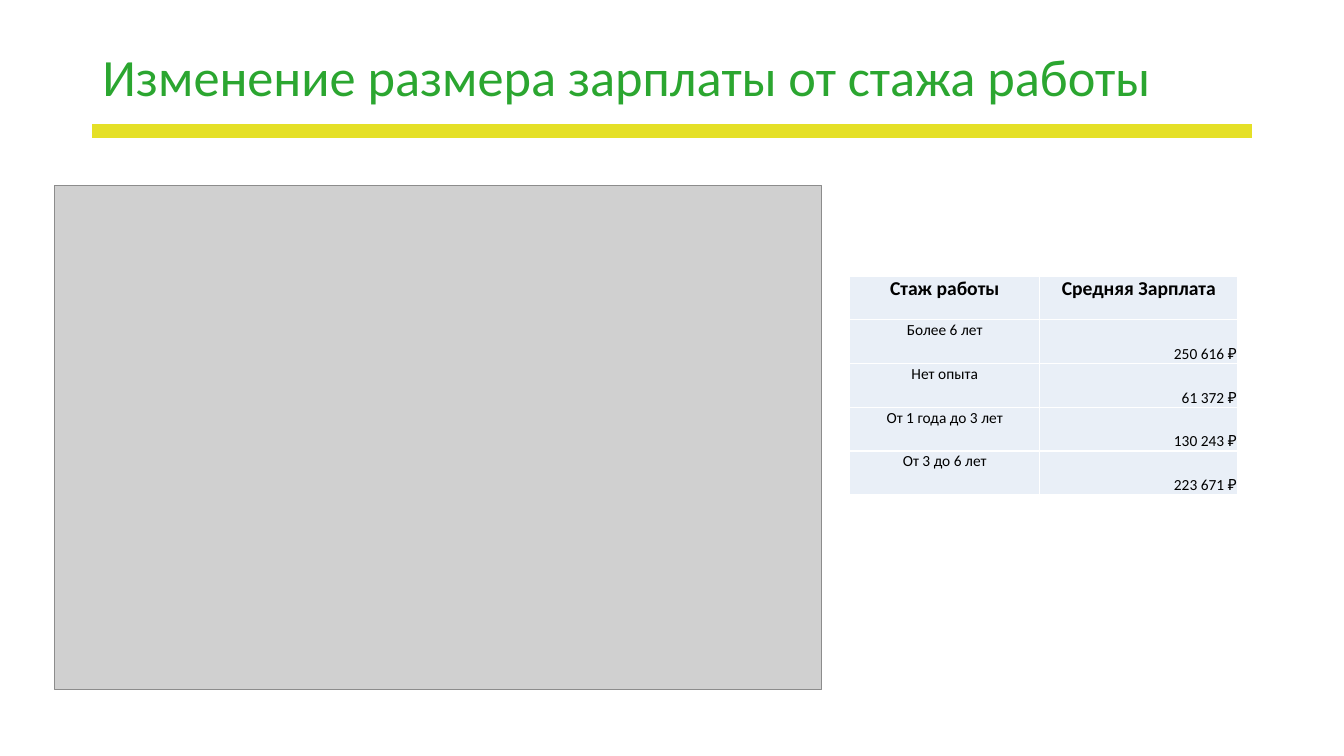
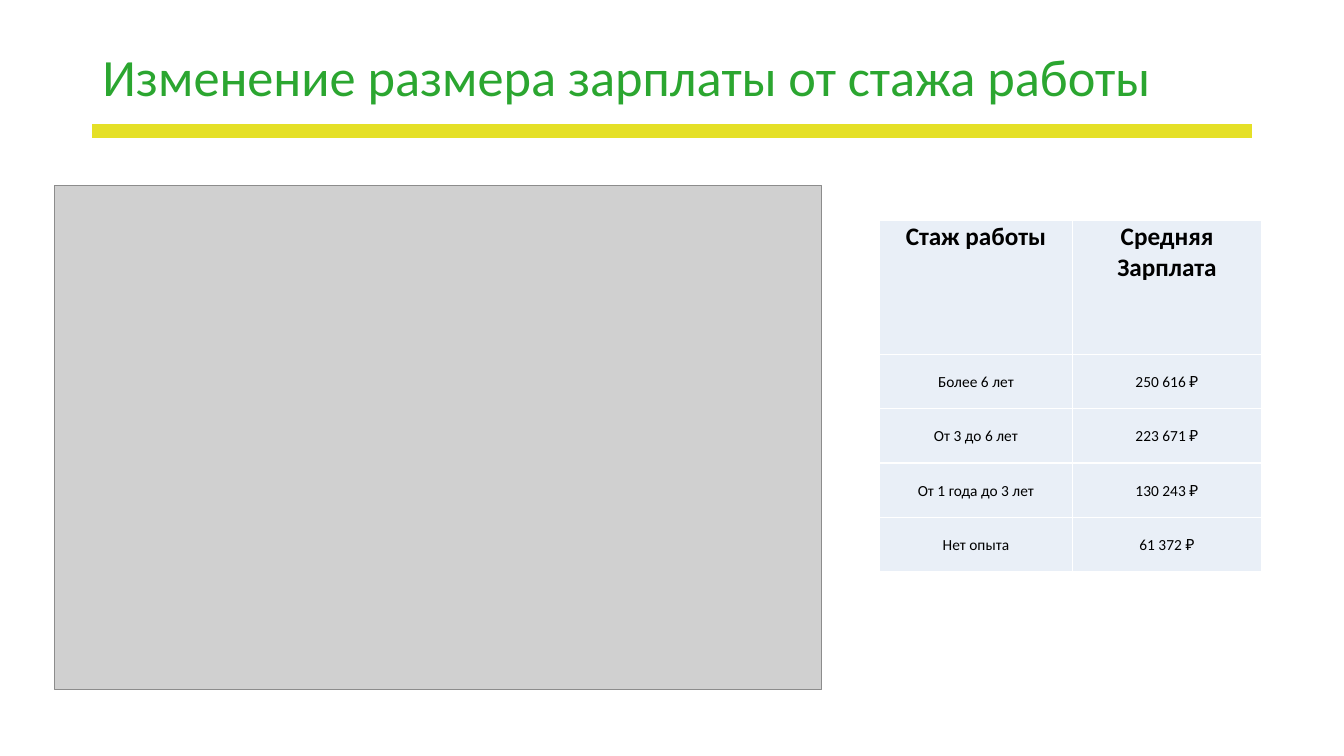
Before and after one commit to LapinGleb/DA_project, a slide deck: slide 10 of Школа_DA_Презентация_проекта.pptx. Drawn at 1344x756 pixels with LibreOffice and Linux fonts; fonts in the diff are those of the drawing; grey boxes stand for pictures; background and template pictures are left out. Boxes give left, top, right and bottom in pixels: in the first picture for what was removed or moved away, otherwise in the second. Text is boxed around its words. In the diff, an @@ line names an element or a change of style, - is before the commit and + after.

Commit message:
fix presentation

```diff
--- a/Школа_DA_Презентация_проекта.pptx
+++ b/Школа_DA_Презентация_проекта.pptx
@@ table at (x1=880, y1=221, x2=1262, y2=572) @@
+row 3: От 3 до 6 лет | 223 671 ₽
+row 4: От 1 года до 3 лет | 130 243 ₽
-row 4: От 1 года до 3 лет | 130 243 ₽
-row 5: От 3 до 6 лет | 223 671 ₽
@@ size 14 to 18 pt in "Стаж работы", "Средняя Зарплата" @@
@@ alignment right to centre @@
@@ table resized from (x1=850, y1=276, x2=1239, y2=495) to (x1=880, y1=221, x2=1262, y2=572) @@
```
Also in this commit, not shown: 4 other slides changed, 1 other file.
